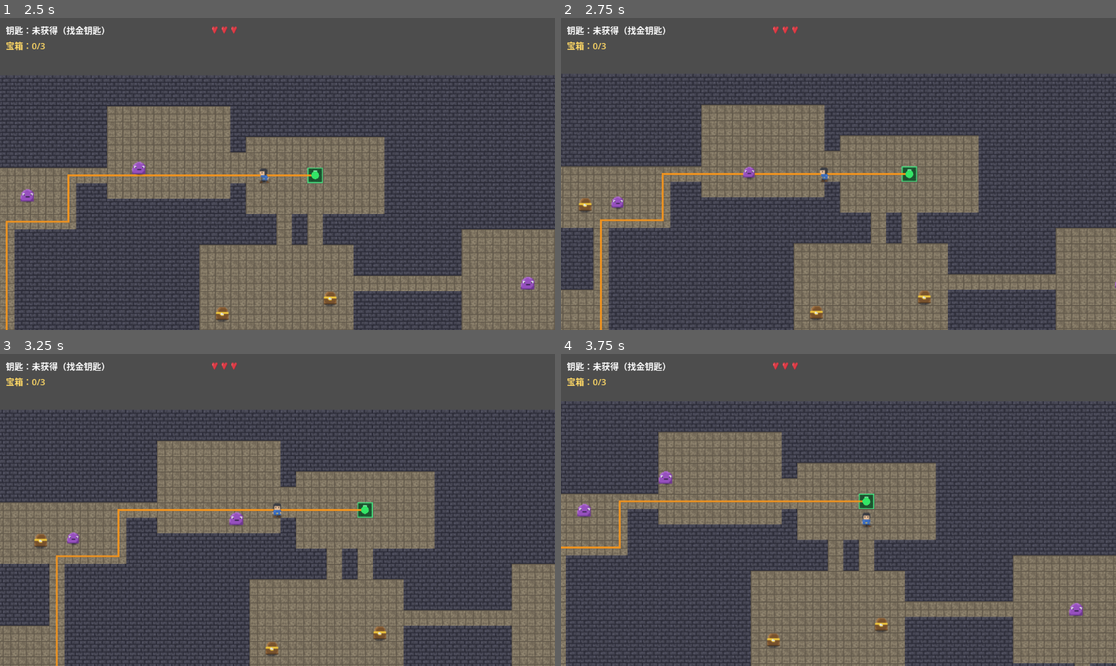
Above: before the commit, frames 1-4 (two rows, left to right).
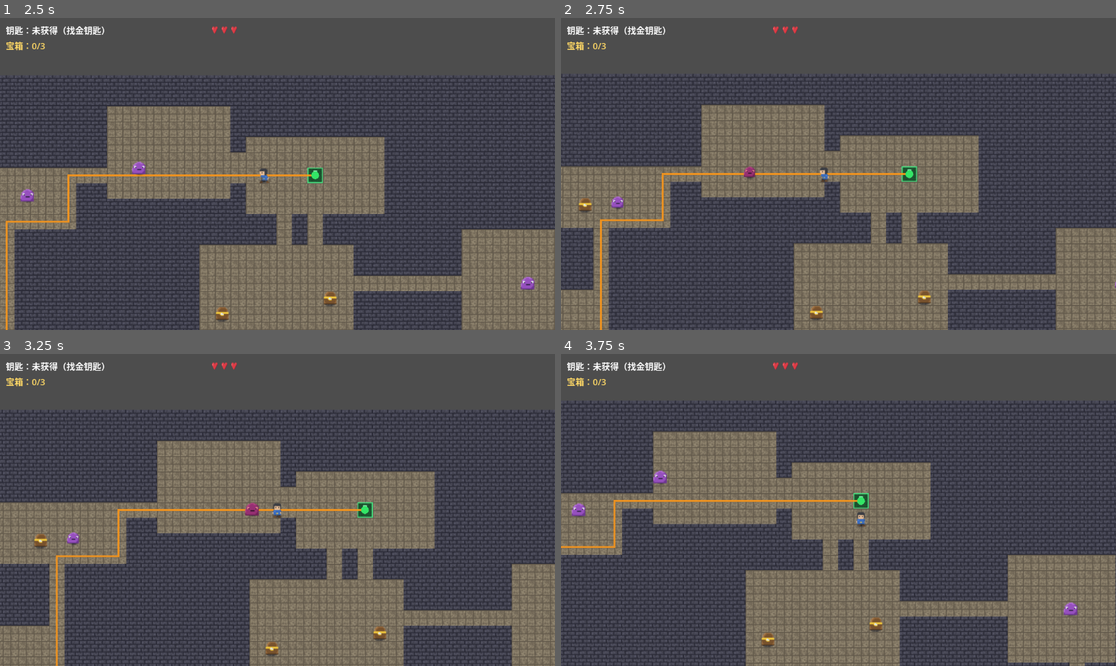
Above: after the commit, the same moments.

Repository: longray/godot_learn
Game: Godot game, scene res://lessons/lesson03_playable/lesson03.tscn
Two runs of this game, one before a commit and one after it. Both use one fixed random seed, a clock stepped at 60 frames per second and the inputs below.
Inputs (mouse positions are in pixels of both pictures, inside the frame that each line leads up to):
- Up to frame 1 (2.5 s): tap Enter at 0.5 s; move the mouse to (249, 236) at 0.52 s; hold W (move_up) 0.53-1.25 s; tap R at 0.6, 2.1 s; click (249, 236) at 0.67 s; drag from (444, 220) to (77, 152) at 1.27 s; tap Space at 2 s; move the mouse to (111, 127) at 2.02 s; hold A (move_left) from 2.03 s (still down)
- Up to frame 2 (2.75 s): keep holding A (move_left)
- Up to frame 3 (3.25 s): release A (move_left) at 2.75 s; drag from (305, 510) to (255, 647) at 2.77 s
- Up to frame 4 (3.75 s): move the mouse to (755, 432) at 3.52 s; hold S (move_down) from 3.53 s (still down); tap R at 3.6 s

Frame 1 is identical in both runs. In frame 2, less than 0.1% of the frame differs, in the area x 32-36%, y 47-52%; in frame 3, 0.2%; in frame 4, 14%, in the area x 0-100%, y 14-100%.

Commit message:
feat: 第5课作业3——敌人发现玩家追击
- chase_radius=80px 进入追击 / 1.25 倍脱离（滞回防边缘横跳）
- 追击速度 = 巡逻速度 x1.4（个体差异后），直线扑向玩家
- _move_with_wall_check 通用移动：直走/贴墙单轴滑动（巡逻追击共用，
  替代原"被挡即换点"，巡逻被挡时也能滑）
- 视觉：追击呼吸 3.0x+0.13 幅度（兴奋）+ 泛红警示 modulate
- 玩家引用懒获取（踩坑：setup 早于玩家生成，直接查找必 null）
- 验证：远离不追/靠近触发/35→17 逼近/逃离放弃 全断言过

Diff:
--- a/2d_rpg_dungeon/lessons/lesson03_playable/enemy.gd
+++ b/2d_rpg_dungeon/lessons/lesson03_playable/enemy.gd
@@ -16,12 +16,20 @@
 @export var collision_radius: float = 4.0
 @export var contact_damage: int = 1
 
+# 作业 3：发现玩家追击（半径 80px；脱离需 1.25 倍——滞回防抖，边缘反复横跳）
+@export var chase_radius: float = 80.0
+@export var chase_speed_multiplier: float = 1.4
+
+var chase_speed: float = 0.0
+
 var dungeon: Node
 var patrol_points: Array = []
+var player: Node2D = null
 
 var current_point_index: int = 0
 var is_waiting: bool = false
 var wait_remaining: float = 0.0
+var is_chasing: bool = false
 
 # 呼吸动画计时
 var _t := 0.0
@@ -41,12 +49,23 @@
 
 
 func _process(delta: float) -> void:
-	# 史莱姆呼吸：轻微正弦缩放；移动时呼吸加速加剧（赶路感），停顿时慢喘
+	# 史莱姆呼吸：轻微正弦缩放；移动时加速加剧（赶路感），追击时最快最猛（兴奋感）
 	# 只缩 Sprite2D 不缩根节点——根 scale 会连带缩放子节点碰撞体，破坏触发半径
-	_t += delta * (2.2 if velocity != Vector2.ZERO else 1.0)
-	var amp := 0.10 if velocity != Vector2.ZERO else 0.08
+	var rate := 1.0
+	var amp := 0.08
+	if is_chasing:
+		rate = 3.0
+		amp = 0.13
+	elif velocity != Vector2.ZERO:
+		rate = 2.2
+		amp = 0.10
+
+	_t += delta * rate
 	var s := 1.0 + amp * sin(_t * 3.0)
 	sprite.scale = Vector2(s, s)
+
+	# 追击时泛红警示（发现你了！）
+	sprite.modulate = Color(1.0, 0.6, 0.6) if is_chasing else Color.WHITE
 
 	# 张望：等待中偶尔左右瞥一眼（身体微偏移模拟探头）
 	if _look_t > 0.0:
@@ -79,6 +98,12 @@
 
 	# 速度个体差异 ±15%（运行期随机：每次玩都不同，群体不齐步）
 	speed *= randf_range(0.85, 1.15)
+	chase_speed = speed * chase_speed_multiplier
+
+	# 作业 3：玩家引用（追击目标）
+	# 踩坑：敌人 setup 在玩家生成之前执行（generate 顺序 spawn_poi → player），
+	# 此刻查找必为 null——改为懒获取：首次需要时找一次，缓存后续直用
+	_get_player_ref()
 
 	_look_cool = randf_range(1.0, 2.5)
 
@@ -95,9 +120,31 @@
 	wait_remaining = 0.0
 
 
+func _get_player_ref() -> Node2D:
+	if player == null and dungeon is Node:
+		player = dungeon.get_node_or_null("Player")
+	return player
+
+
 func _physics_process(delta: float) -> void:
 	if dungeon == null or not dungeon.has_method("is_world_position_walkable"):
 		velocity = Vector2.ZERO
+		move_and_slide()
+		return
+
+	# 作业 3：追击判定（滞回：进入 80px，脱离 100px——防止边缘反复横跳）
+	var player_ref := _get_player_ref()
+	if is_instance_valid(player_ref):
+		var dist := global_position.distance_to(player_ref.global_position)
+
+		if not is_chasing and dist < chase_radius:
+			is_chasing = true
+			is_waiting = false  # 立刻中断停顿扑向玩家
+		elif is_chasing and dist > chase_radius * 1.25:
+			is_chasing = false
+
+	if is_chasing and is_instance_valid(player_ref):
+		_chase_move(delta)
 		move_and_slide()
 		return
 
@@ -131,16 +178,34 @@
 		return
 
 	var desired_velocity := direction.normalized() * speed
+	_move_with_wall_check(desired_velocity, delta)
+	move_and_slide()
+
+
+func _chase_move(delta: float) -> void:
+	# 作业 3：直线扑向玩家（数据驱动 + 贴墙滑动——被墙挡也能绕）
+	var direction: Vector2 = player.global_position - global_position
+	var desired_velocity := direction.normalized() * chase_speed
+	_move_with_wall_check(desired_velocity, delta)
+
+
+func _move_with_wall_check(desired_velocity: Vector2, delta: float) -> void:
+	# 通用移动：目标位置可走直走；被挡则尝试单轴滑动（巡逻/追击共用）
 	var next_position := global_position + desired_velocity * delta
 
 	if dungeon.is_world_position_walkable(next_position, collision_radius):
 		velocity = desired_velocity
+		return
+
+	var x_only := Vector2(next_position.x, global_position.y)
+	var y_only := Vector2(global_position.x, next_position.y)
+
+	if dungeon.is_world_position_walkable(x_only, collision_radius):
+		velocity = Vector2(desired_velocity.x, 0.0)
+	elif dungeon.is_world_position_walkable(y_only, collision_radius):
+		velocity = Vector2(0.0, desired_velocity.y)
 	else:
-		# 前方不可走（被地图数据挡住）：切换巡逻点
-		velocity = Vector2.ZERO
-		current_point_index = (current_point_index + 1) % patrol_points.size()
-
-	move_and_slide()
+		velocity = Vector2.ZERO
 
 
 func _on_hitbox_body_entered(body: Node2D) -> void:
